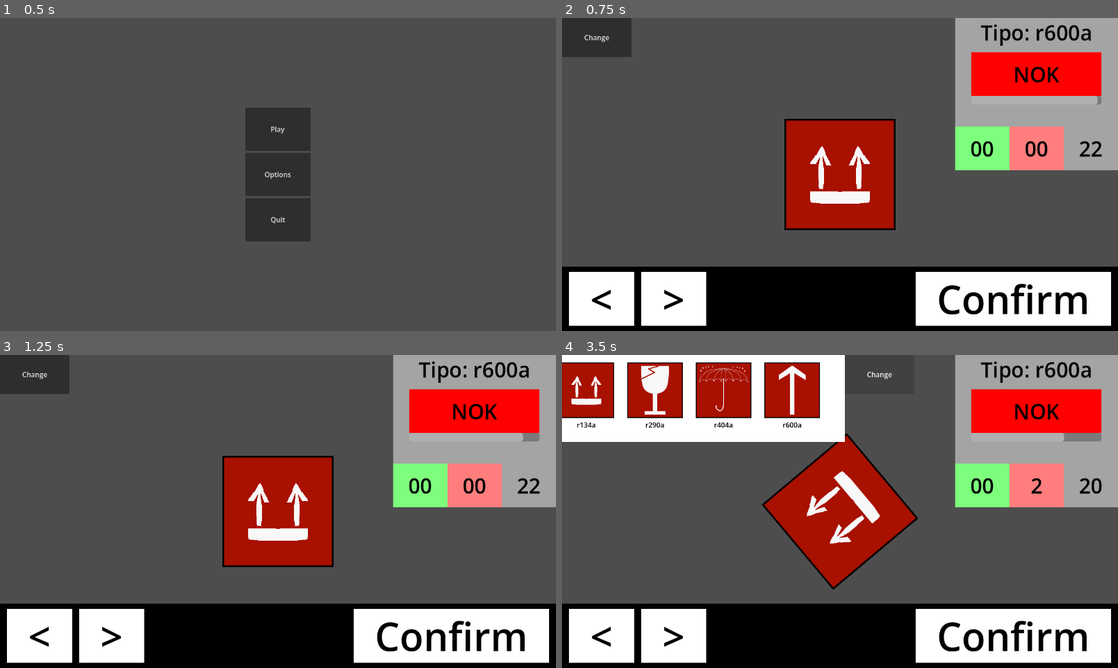
Above: before the commit, frames 1-4 (two rows, left to right).
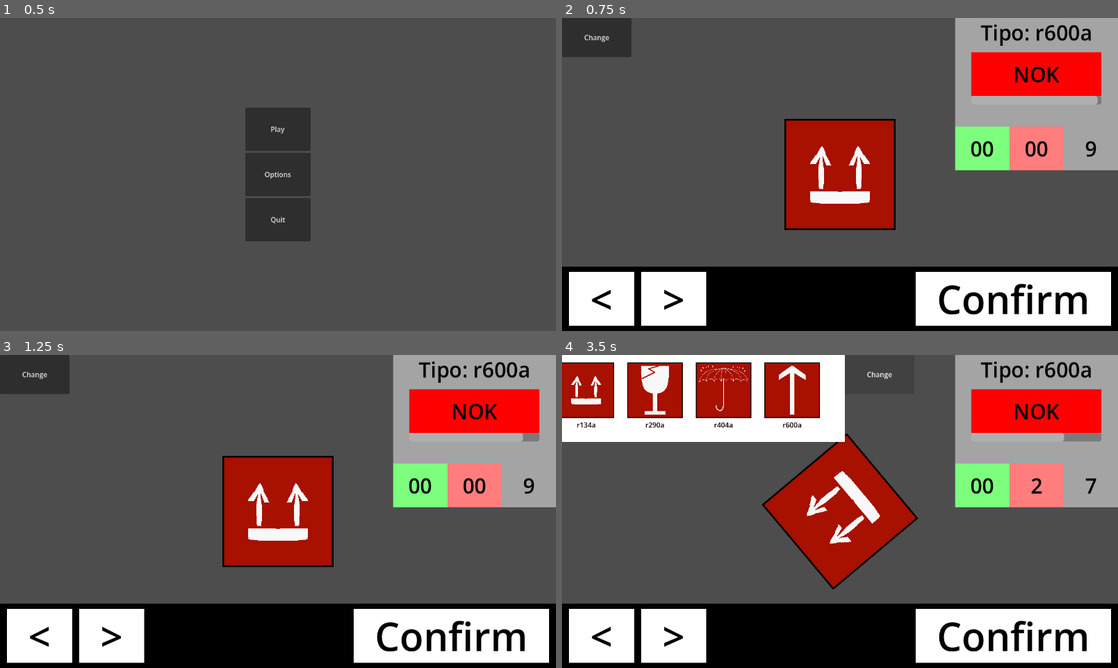
Above: after the commit, the same moments.

Repository: mugrilo18/minigame_sticker
Game: Godot game, scene res://Scenes/main_menu.tscn
Same seed, same stepped clock (60 frames per second), same inputs: the game is played once before the commit and once after it.
Inputs:
- Up to frame 1 (0.5 s): no input
- Up to frame 2 (0.75 s): click "Play" at 0.5 s
- Up to frame 3 (1.25 s): no input
- Up to frame 4 (3.5 s): click "Confirm" at 1.25 s; click "Confirm" at 2 s; click "Change" at 2.75 s

Frame 1 is identical in both runs. In frame 2, 0.1% of the frame differs, in the area x 93-98%, y 39-45%; in frame 3, 0.1%; in frame 4, 0.5%, in the area x 1-98%, y 3-75%.

Commit message:
Modify layer mobile buttons

Diff:
--- a/Scenes/game.tscn
+++ b/Scenes/game.tscn
@@ -29,17 +29,11 @@
 grow_vertical = 2
 size_flags_horizontal = 6
 size_flags_vertical = 4
-rotation_speed = 100.0
 orderInfo = NodePath("../OrderInfo")
 
 [node name="OrderInfo" parent="." unique_id=1611931966 instance=ExtResource("7_1l0tm")]
-anchors_preset = 1
-anchor_left = 1.0
-anchor_right = 1.0
 offset_left = 905.0
 offset_right = 1280.0
-offset_bottom = 350.0
-grow_horizontal = 0
 
 [node name="StickerSelect" parent="." unique_id=1792768217 node_paths=PackedStringArray("sticker_info") instance=ExtResource("5_wowpa")]
 offset_left = -716.0
@@ -49,16 +43,6 @@
 [node name="Timer" type="Timer" parent="." unique_id=576044762]
 wait_time = 5.0
 one_shot = true
-
-[node name="EndOrder" parent="." unique_id=1646048181 instance=ExtResource("5_i6g32")]
-visible = false
-anchors_preset = 0
-anchor_right = 0.0
-anchor_bottom = 0.0
-offset_right = 1280.0
-offset_bottom = 720.0
-grow_horizontal = 1
-grow_vertical = 1
 
 [node name="ButtonMobile" parent="." unique_id=175109455 node_paths=PackedStringArray("sticker", "game") instance=ExtResource("6_i6g32")]
 anchors_preset = 0
@@ -75,4 +59,14 @@
 game = NodePath("..")
 metadata/_edit_use_anchors_ = true
 
+[node name="EndOrder" parent="." unique_id=1646048181 instance=ExtResource("5_i6g32")]
+visible = false
+anchors_preset = 0
+anchor_right = 0.0
+anchor_bottom = 0.0
+offset_right = 1280.0
+offset_bottom = 720.0
+grow_horizontal = 1
+grow_vertical = 1
+
 [connection signal="timeout" from="Timer" to="." method="_on_timer_timeout"]
--- a/Scenes/sticker.tscn
+++ b/Scenes/sticker.tscn
@@ -9,10 +9,11 @@
 
 [node name="Sticker" type="TextureRect" unique_id=84063082]
 custom_minimum_size = Vector2(256, 256)
-offset_right = 128.0
-offset_bottom = 128.0
+offset_right = 256.0
+offset_bottom = 256.0
 pivot_offset = Vector2(128, 128)
 size_flags_horizontal = 0
 size_flags_vertical = 0
 script = ExtResource("1_y38sv")
 stickers = Array[ExtResource("2_5dko6")]([ExtResource("3_x7bv7"), ExtResource("4_o3dha"), ExtResource("5_nbp60"), ExtResource("6_fyqfd")])
+rotation_speed = 100.0
--- a/Scripts/game.gd
+++ b/Scripts/game.gd
@@ -74,7 +74,7 @@
 	countdown.start()
 	orderInfo.coldown_visual.max_value = countdown.wait_time
 
-	total_stickers = randi_range(10, 25)
+	total_stickers = randi_range(5, 10)
 	orderInfo.qty_total.text = str(total_stickers)
 
 func EndOrder():
--- a/Scripts/main_menu.gd
+++ b/Scripts/main_menu.gd
@@ -4,8 +4,6 @@
 @export var options_btn: Button
 @export var quit_btn: Button
 
-
-
 func _on_play_pressed() -> void:
 	get_tree().change_scene_to_file("res://Scenes/game.tscn")
 
--- a/Scripts/result_screen.gd
+++ b/Scripts/result_screen.gd
@@ -2,7 +2,5 @@
 
 @export var continue_btn: Button
 
-
-
 func _on_button_pressed() -> void:
 	get_tree().change_scene_to_file("res://Scenes/game.tscn")
--- a/project.godot
+++ b/project.godot
@@ -16,13 +16,14 @@
 
 config/name="Etiqueta"
 run/main_scene="uid://bl0j0rl7ig547"
-config/features=PackedStringArray("4.6", "Forward Plus")
+config/features=PackedStringArray("4.7", "Forward Plus")
 config/icon="res://Assets/Stickers/icon.svg"
 
 [display]
 
 window/size/viewport_width=1280
 window/size/viewport_height=720
+window/size/mode=4
 window/stretch/mode="viewport"
 
 [input]
@@ -47,5 +48,6 @@
 
 [rendering]
 
+textures/canvas_textures/default_texture_filter=0
 renderer/rendering_method="mobile"
 textures/vram_compression/import_etc2_astc=true
